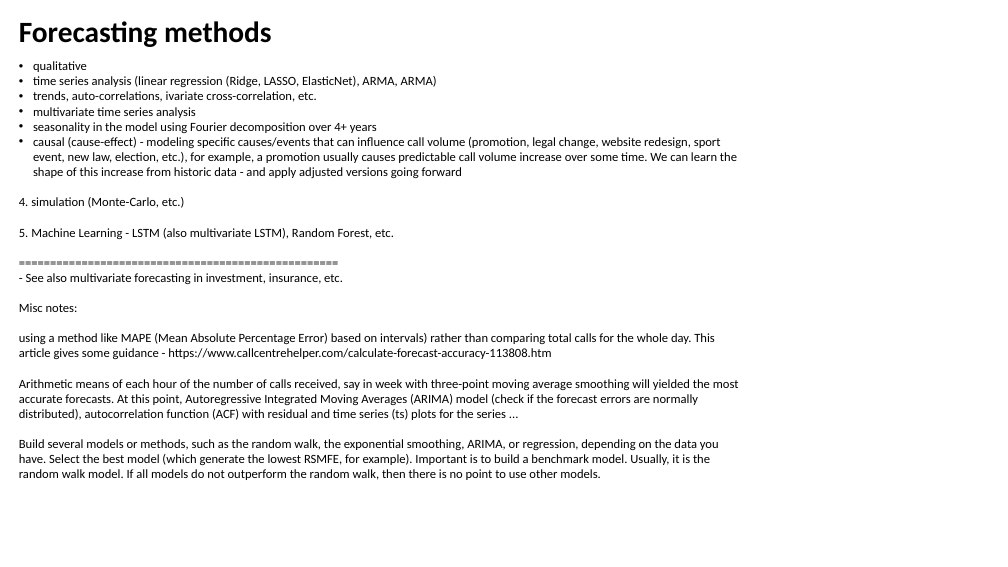
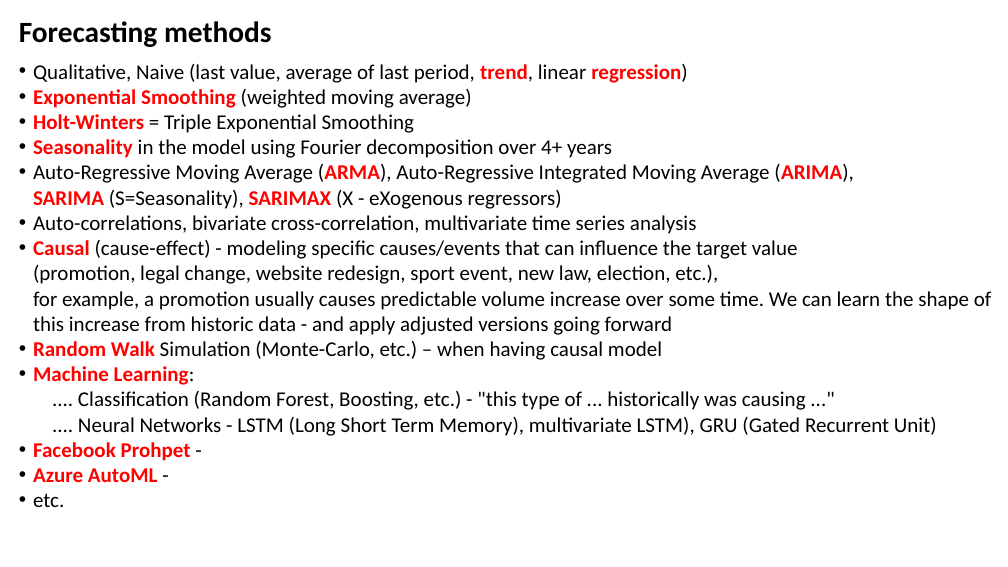
Before and after one commit to lselector/ml_ai_doc, a slide deck: slide 2 of Time_Series_Forecasting.pptx. Drawn at 1008x567 pixels with LibreOffice and Linux fonts; fonts in the diff are those of the drawing. Boxes give left, top, right and bottom in pixels: in the first picture for what was removed or moved away, otherwise in the second. Text is boxed around its words. In the diff, an @@ line names an element or a change of style, - is before the commit and + after.

Commit message:
std_dev, std_err, forecasting

```diff
--- a/Time_Series_Forecasting.pptx
+++ b/Time_Series_Forecasting.pptx
@@ text at box(33, 64, 992, 507): text changed; size 12 to 20 pt @@
-• qualitative
-• time series analysis (linear regression (Ridge, LASSO, ElasticNet), ARMA, ARMA)
-              • trends, auto-correlations, ivariate cross-correlation, etc.
-              • multivariate time series analysis
-              • seasonality in the model using Fourier decomposition over 4+ years
-• causal (cause-effect) - modeling specific causes/events that can influence call volume (promotion, legal change, website redesign, sport event, new law, election, etc.), for example, a promotion usually causes predictable call volume increase over some time. We can learn the shape of this increase from historic data - and apply adjusted versions going forward
-4. simulation (Monte-Carlo, etc.)
-5. Machine Learning - LSTM (also multivariate LSTM), Random Forest, etc.
-===================================================
-- See also multivariate forecasting in investment, insurance, etc.
-Misc notes:
-using a method like MAPE (Mean Absolute Percentage Error) based on intervals) rather than comparing total calls for the whole day. This article gives some guidance - https://www.callcentrehelper.com/calculate-forecast-accuracy-113808.htm
-Arithmetic means of each hour of the number of calls received, say in week with three-point moving average smoothing will yielded the most accurate forecasts. At this point, Autoregressive Integrated Moving Averages (ARIMA) model (check if the forecast errors are normally distributed), autocorrelation function (ACF) with residual and time series (ts) plots for the series ...
-Build several models or methods, such as the random walk, the exponential smoothing, ARIMA, or regression, depending on the data you have. Select the best model (which generate the lowest RSMFE, for example). Important is to build a benchmark model. Usually, it is the random walk model. If all models do not outperform the random walk, then there is no point to use other models.
+• Qualitative, Naive (last value, average of last period, trend, linear regression)
+• Exponential Smoothing (weighted moving average)
+• Holt-Winters = Triple Exponential Smoothing
+• Seasonality in the model using Fourier decomposition over 4+ years
+• Auto-Regressive Moving Average (ARMA), Auto-Regressive Integrated Moving Average (ARIMA),
+  SARIMA (S=Seasonality), SARIMAX (X - eXogenous regressors)
+• Auto-correlations, bivariate cross-correlation, multivariate time series analysis
+• Causal (cause-effect) - modeling specific causes/events that can influence the target value
+  (promotion, legal change, website redesign, sport event, new law, election, etc.),
+  for example, a promotion usually causes predictable volume increase over some time. We can learn the shape of this increase from historic data - and apply adjusted versions going forward
+• Random Walk Simulation (Monte-Carlo, etc.) – when having causal model
+• Machine Learning:
+  .... Classification (Random Forest, Boosting, etc.) - "this type of ... historically was causing ..."
+  .... Neural Networks - LSTM (Long Short Term Memory), multivariate LSTM), GRU (Gated Recurrent Unit)
+• Facebook Prohpet -
+• Azure AutoML -
+• etc.
```
Also in this commit, not shown: 1 other slide changed, 6 slides added, 7 slides removed, 6 other files.
